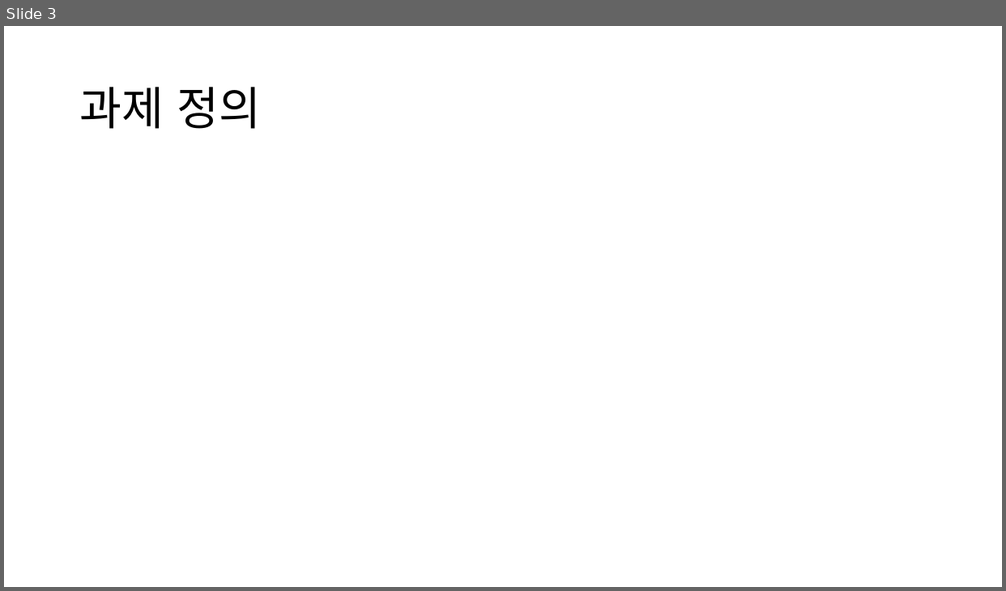
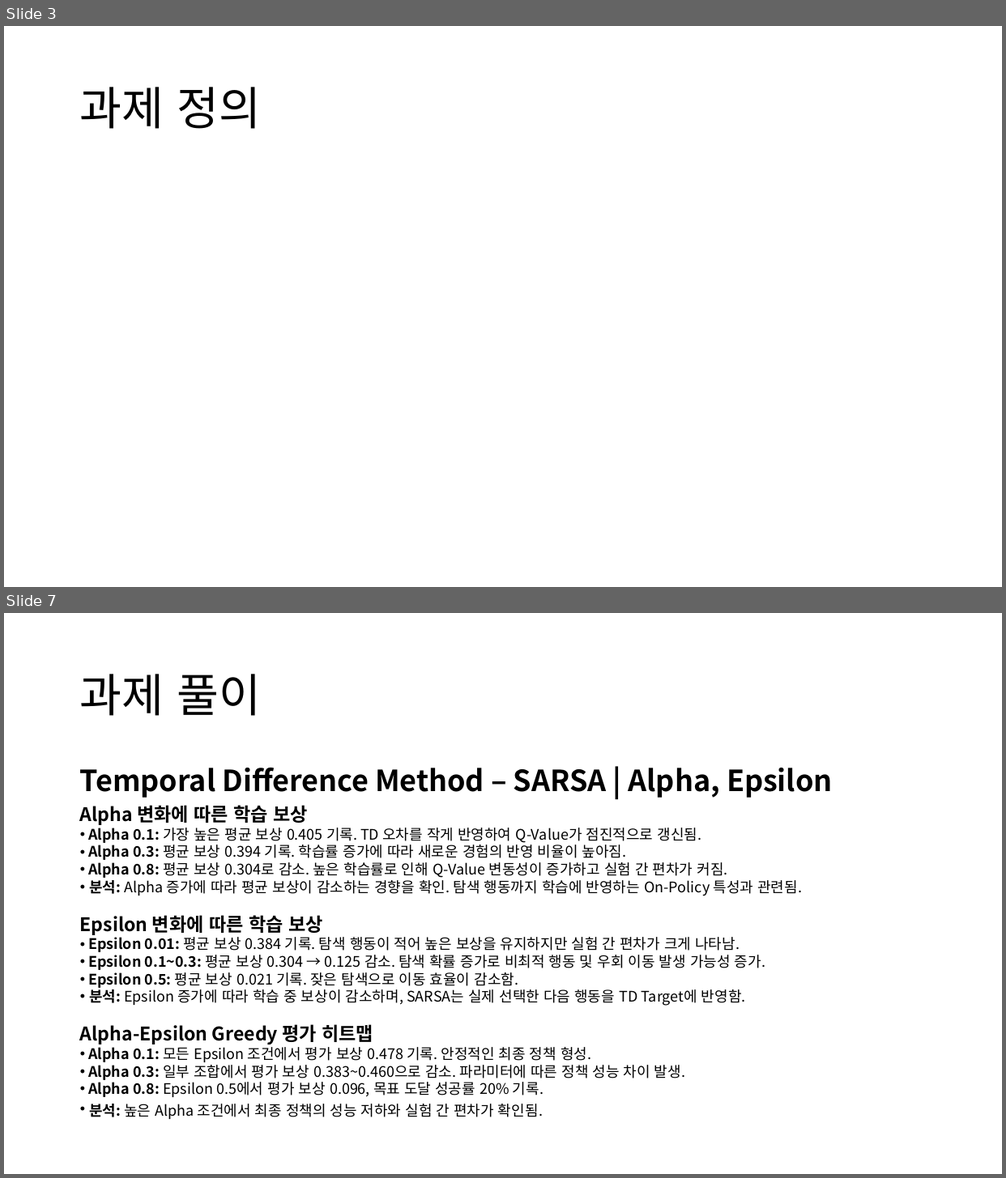
Before and after one commit to KweonTJ/Reinforcement_Learning, a slide deck: 7. Temporal Difference Method/7. Temporal Difference Method.pptx. Shown one above the other, each under a label of ours: slide 3 before the commit, slides 3 and 7 after it; the slides between them are not shown. The pictures are 1006x591 and 1006x1178 pixels, drawn with LibreOffice and Linux fonts; fonts in the diff are those of the drawing; grey boxes stand for pictures; background and template pictures are left out. Boxes give left, top, right and bottom in pixels: in the first picture for what was removed or moved away, otherwise in the second. Text is boxed around its words. In the diff, an @@ line names an element or a change of style, - is before the commit and + after.

```diff
--- a/7. Temporal Difference Method/7. Temporal Difference Method.pptx
+++ b/7. Temporal Difference Method/7. Temporal Difference Method.pptx
@@ slide 7 added at <box>4,613,1002,1174</box>, background #FFFFFF @@
@@ title added at <box>80,674,262,716</box>, 44 pt, text #000000 @@
+과제 풀이
@@ text added at <box>80,768,833,798</box>, 28 pt, text #000000, bold @@
+Temporal Difference Method – SARSA | Alpha, Epsilon
@@ text added at <box>80,805,802,1119</box>, 14 pt, text #000000 @@
+Alpha 변화에 따른 학습 보상
+• Alpha 0.1: 가장 높은 평균 보상 0.405 기록. TD 오차를 작게 반영하여 Q-Value가 점진적으로 갱신됨.
+• Alpha 0.3: 평균 보상 0.394 기록. 학습률 증가에 따라 새로운 경험의 반영 비율이 높아짐.
+• Alpha 0.8: 평균 보상 0.304로 감소. 높은 학습률로 인해 Q-Value 변동성이 증가하고 실험 간 편차가 커짐.
+• 분석: Alpha 증가에 따라 평균 보상이 감소하는 경향을 확인. 탐색 행동까지 학습에 반영하는 On-Policy 특성과 관련됨.
+Epsilon 변화에 따른 학습 보상
+• Epsilon 0.01: 평균 보상 0.384 기록. 탐색 행동이 적어 높은 보상을 유지하지만 실험 간 편차가 크게 나타남.
+• Epsilon 0.1~0.3: 평균 보상 0.304 → 0.125 감소. 탐색 확률 증가로 비최적 행동 및 우회 이동 발생 가능성 증가.
+• Epsilon 0.5: 평균 보상 0.021 기록. 잦은 탐색으로 이동 효율이 감소함.
+• 분석: Epsilon 증가에 따라 학습 중 보상이 감소하며, SARSA는 실제 선택한 다음 행동을 TD Target에 반영함.
+Alpha-Epsilon Greedy 평가 히트맵
+• Alpha 0.1: 모든 Epsilon 조건에서 평가 보상 0.478 기록. 안정적인 최종 정책 형성.
+• Alpha 0.3: 일부 조합에서 평가 보상 0.383~0.460으로 감소. 파라미터에 따른 정책 성능 차이 발생.
+• Alpha 0.8: Epsilon 0.5에서 평가 보상 0.096, 목표 도달 성공률 20% 기록.
+• 분석: 높은 Alpha 조건에서 최종 정책의 성능 저하와 실험 간 편차가 확인됨.
```
Also in this commit, not shown: 5 slides changed, 3 other slides added, 39 other files.
